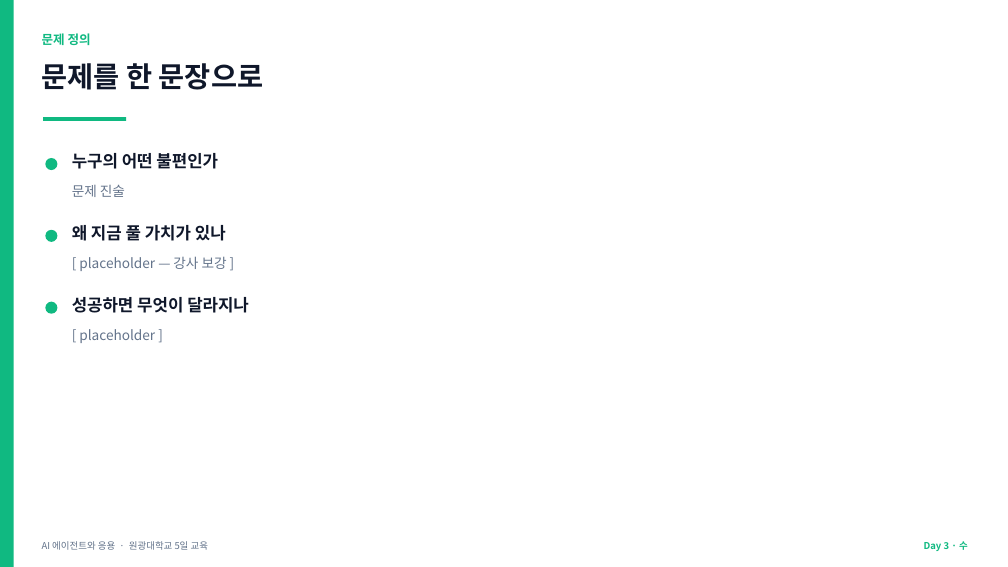
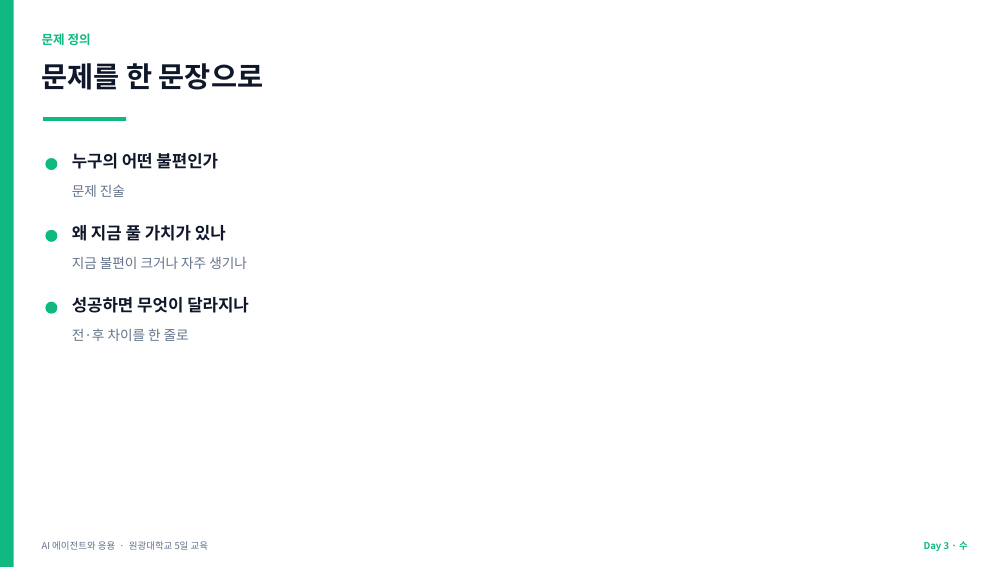
Before and after one commit to jyshin-22/wku-ai-agent-program, a slide deck: slide 8 of slides/day3.pptx. Drawn at 1008x567 pixels with LibreOffice and Linux fonts; fonts in the diff are those of the drawing. Boxes give left, top, right and bottom in pixels: in the first picture for what was removed or moved away, otherwise in the second. Text is boxed around its words. In the diff, an @@ line names an element or a change of style, - is before the commit and + after.

```diff
--- a/slides/day3.pptx
+++ b/slides/day3.pptx
@@ text at <box>72,256,247,269</box>: text changed @@
-[ placeholder — 강사 보강 ]
+지금 불편이 크거나 자주 생기나
@@ text at <box>72,328,189,341</box>: text changed @@
-[ placeholder ]
+전·후 차이를 한 줄로
```
Also in this commit, not shown: 3 other slides changed, 11 other files.
